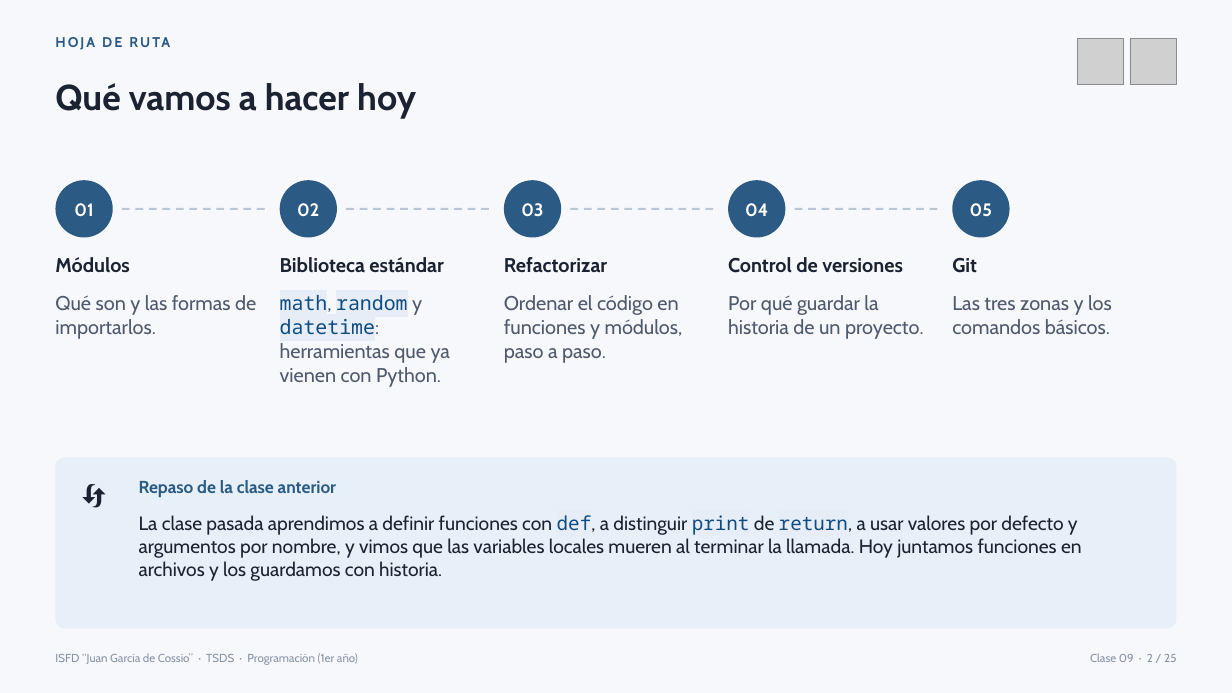
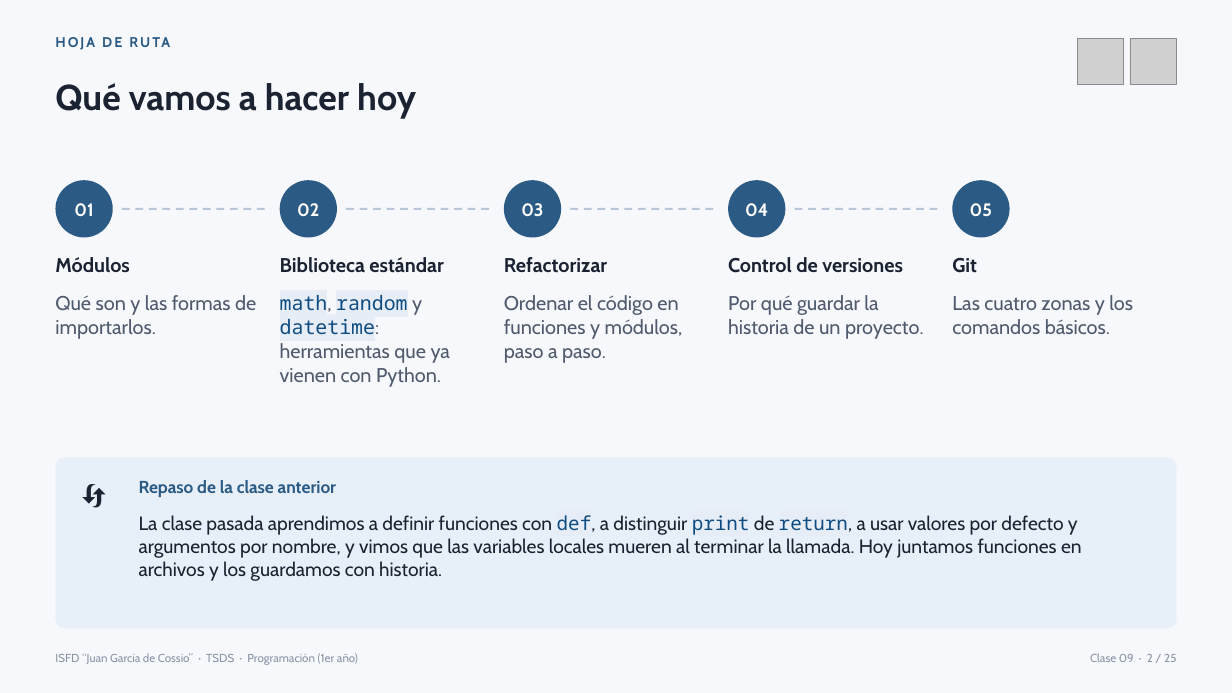
Before and after one commit to RickyFer22/ISFD_PROGRAMACION, a slide deck: slide 2 of Presentaciones/Clase 09 - Módulos, biblioteca estándar y control de versiones con Git.pptx. Drawn at 1232x693 pixels with LibreOffice and Linux fonts; fonts in the diff are those of the drawing; grey boxes stand for pictures. Boxes give left, top, right and bottom in pixels: in the first picture for what was removed or moved away, otherwise in the second. Text is boxed around its words. In the diff, an @@ line names an element or a change of style, - is before the commit and + after.

```diff
--- a/Presentaciones/Clase 09 - Módulos, biblioteca estándar y control de versiones con Git.pptx
+++ b/Presentaciones/Clase 09 - Módulos, biblioteca estándar y control de versiones con Git.pptx
@@ text at (x1=952, y1=295, x2=1133, y2=334): text changed @@
-Las tres zonas y los comandos básicos.
+Las cuatro zonas y los comandos básicos.
```
Also in this commit, not shown: 4 other slides changed.
